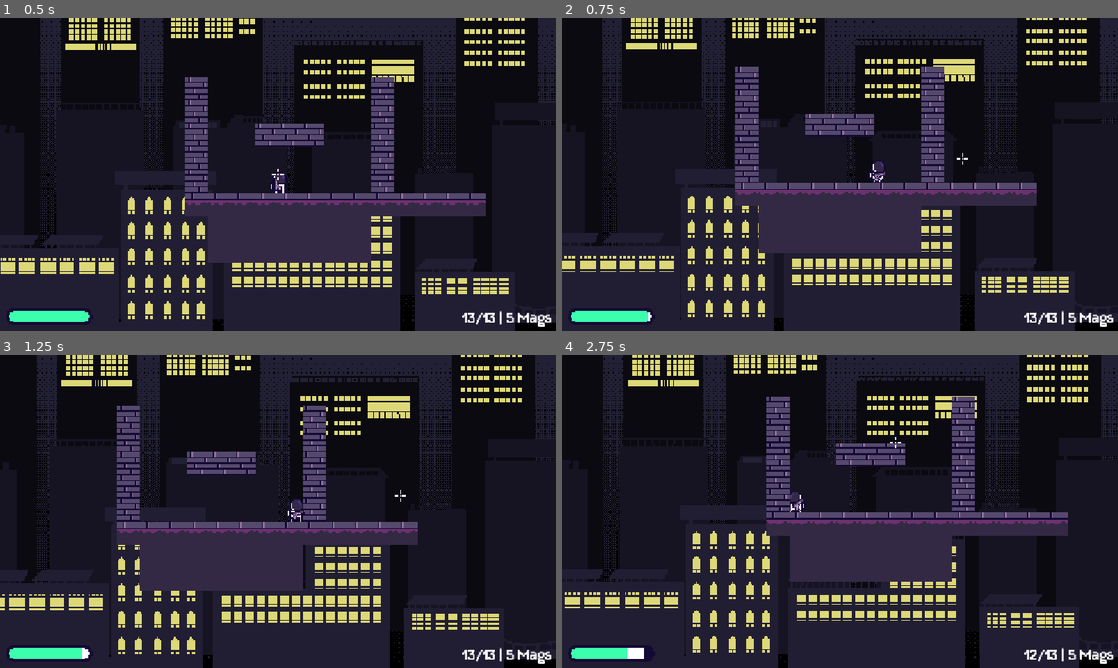
Above: before the commit, frames 1-4 (two rows, left to right).
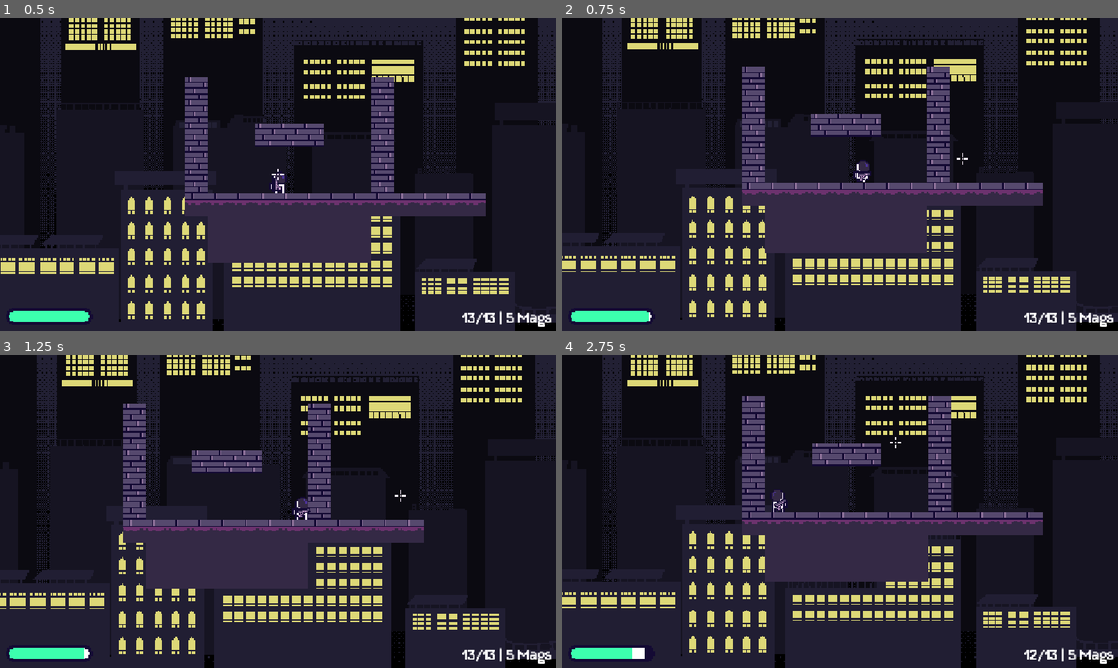
Above: after the commit, the same moments.

Repository: kyteidev/rogueshot
Game: Godot game, scene res://scenes/game_debug.tscn
Two runs of this game, one before a commit and one after it. Both use one fixed random seed, a clock stepped at 60 frames per second and the inputs below.
Inputs (mouse positions are in pixels of both pictures, inside the frame that each line leads up to):
- Up to frame 1 (0.5 s): no input
- Up to frame 2 (0.75 s): move the mouse to (962, 158) at 0.52 s; hold D (player_right) from 0.53 s (still down); hold Shift (player_sprint) from 0.53 s (still down)
- Up to frame 3 (1.25 s): keep holding D (player_right); keep holding Shift (player_sprint); tap W (player_jump) at 0.77 s
- Up to frame 4 (2.75 s): move the mouse to (728, 527) at 1.27 s; release Shift (player_sprint) at 1.28 s; click (728, 527) at 1.35 s; tap W (player_jump) at 1.52 s; tap Shift (player_sprint) at 1.55 s; move the mouse to (895, 442) at 2.02 s; release D (player_right) at 2.03 s; hold A (player_left) from 2.03 s (still down); hold Shift (player_sprint) from 2.03 s (still down)

Frame 1 is identical in both runs. In frame 2, 4.9% of the frame differs, in the area x 0-94%, y 0-100%; in frame 3, 6.8%; in frame 4, 13%, in the area x 0-97%, y 0-100%.

Commit message:
overhaul player movement

Diff:
--- a/scripts/player.gd
+++ b/scripts/player.gd
@@ -4,37 +4,38 @@
 var sm = StateManager
 @export var crosshair: CanvasLayer
 
-const BASE_SPEED = 60.0
-const MAX_SPEED = 500.0
-const SPRINT_MULTIPLIER = 1.5
+const BASE_SPEED = 126.0
+const SPRINT_MULTIPLIER = 1.25
 
 const MAX_STAMINA = 100.0
-const STAMINA_RECOVERY_DELAY = 2.0
-const STAMINA_RECOVERY_RATE = 20.0
+const STAMINA_RECOVERY_DELAY = 1.5
+const STAMINA_RECOVERY_RATE = 30.0
 const STAMINA_SLOW_RECOVERY_MULTIPLIER = 0.75
 
-const SPRINT_STAMINA_RATE = 25.0
-const WALLBOUNCE_STAMINA_RATE = 20.0
+const SPRINT_STAMINA_RATE = 20.0
+const WALLBOUNCE_STAMINA_RATE = 15.0
 const SHOOT_STAMINA_RATE = 2.0
 
-const WALLBOUNCE_VELOCITY = 250
-const AIR_MAX_SPEED = 180.0
-const AIR_ACCEL = 800.0
-
-const GROUND_FRICTION = 0.7
-const AIR_FRICTION = 0.75
-const JUMP_VELOCITY = -250.0
+const WALLBOUNCE_VELOCITY = 150
+
+const GROUND_ACCEL = 900.0
+const GROUND_FRICTION = 1100.0
+const AIR_ACCEL = 600.0
+const AIR_FRICTION = 300.0
+const TURN_MULTIPLIER = 1.5
+
+const JUMP_VELOCITY = -200.0
 const JUMP_VELOCITY_CUT = JUMP_VELOCITY / 3
 
-const GRAVITY = 900
+const GRAVITY = 750
 const FALL_GRAVITY = GRAVITY * 1.5
 
-const STRETCH = 0.3
-
-const COYOTE_TIME = 0.1
+const STRETCH = 0.2
+
+const COYOTE_TIME = 0.12
+const JUMP_BUFFER_TIME = 0.12
+
 @onready var coyote_timer = $CoyoteTimer
-
-const JUMP_BUFFER_TIME = 0.1
 @onready var jump_buffer_timer = $JumpBufferTimer
 
 @onready var anim_sprite = $AnimatedSprite2D
@@ -117,15 +118,19 @@
 	if is_on_ceiling():
 		velocity.y *= 0.5
 
+	# get direction of player
+	# right: 1, left: -1, neutral (not moving): 0
+	var direction := Input.get_axis("player_left", "player_right")
+
 	# sprint system
-	speed = BASE_SPEED
 	if is_on_floor():
+		speed = BASE_SPEED
 		if Input.is_action_pressed("player_sprint") and stamina > 0.0 and not stamina_depleted:
 			sprinting = true
 			speed *= SPRINT_MULTIPLIER
 
 			# don't deplete stamina if not moving
-			if Input.is_action_pressed("player_left") or Input.is_action_pressed("player_right"):
+			if direction != 0.0:
 				stamina -= SPRINT_STAMINA_RATE * delta
 
 			# cancel reload if sprinting
@@ -143,7 +148,6 @@
 			stamina_depleted = false
 
 	# flip direction
-	var direction := Input.get_axis("player_left", "player_right")
 	if direction > 0:
 		anim_sprite.flip_h = false
 	elif direction < 0:
@@ -154,18 +158,21 @@
 		if direction == 0:
 			anim_sprite.play("idle")
 		else:
-			anim_sprite.speed_scale = 1.5 if sprinting else 1.0
+			anim_sprite.speed_scale = SPRINT_MULTIPLIER if sprinting else 1.0
 			anim_sprite.play("run")
 	else:
 		anim_sprite.play("jump")
 
 	# calculate x velocity
-	if is_on_floor():
-		if velocity.x < 0.01 and velocity.x > -0.01: # otherwise velocity x would never be 0
-			velocity.x = 0
-		velocity.x = (velocity.x + clamp(direction * speed, -MAX_SPEED, MAX_SPEED)) * GROUND_FRICTION
+	var accel: float
+	if direction == 0: # apply friction when not moving
+		accel = GROUND_FRICTION if is_on_floor() else AIR_FRICTION
 	else:
-		velocity.x = move_toward(velocity.x, direction * AIR_MAX_SPEED, AIR_ACCEL * delta)
+		accel = GROUND_ACCEL if is_on_floor() else AIR_ACCEL
+
+		if velocity.x != 0 and sign(velocity.x) != sign(direction):
+			accel *= TURN_MULTIPLIER
+	velocity.x = move_toward(velocity.x, direction * speed, accel * delta)
 
 	# wallbounce
 	if is_on_wall() and not is_on_floor() and Input.is_action_just_pressed("player_jump") and stamina > 0.0 and not stamina_depleted:
